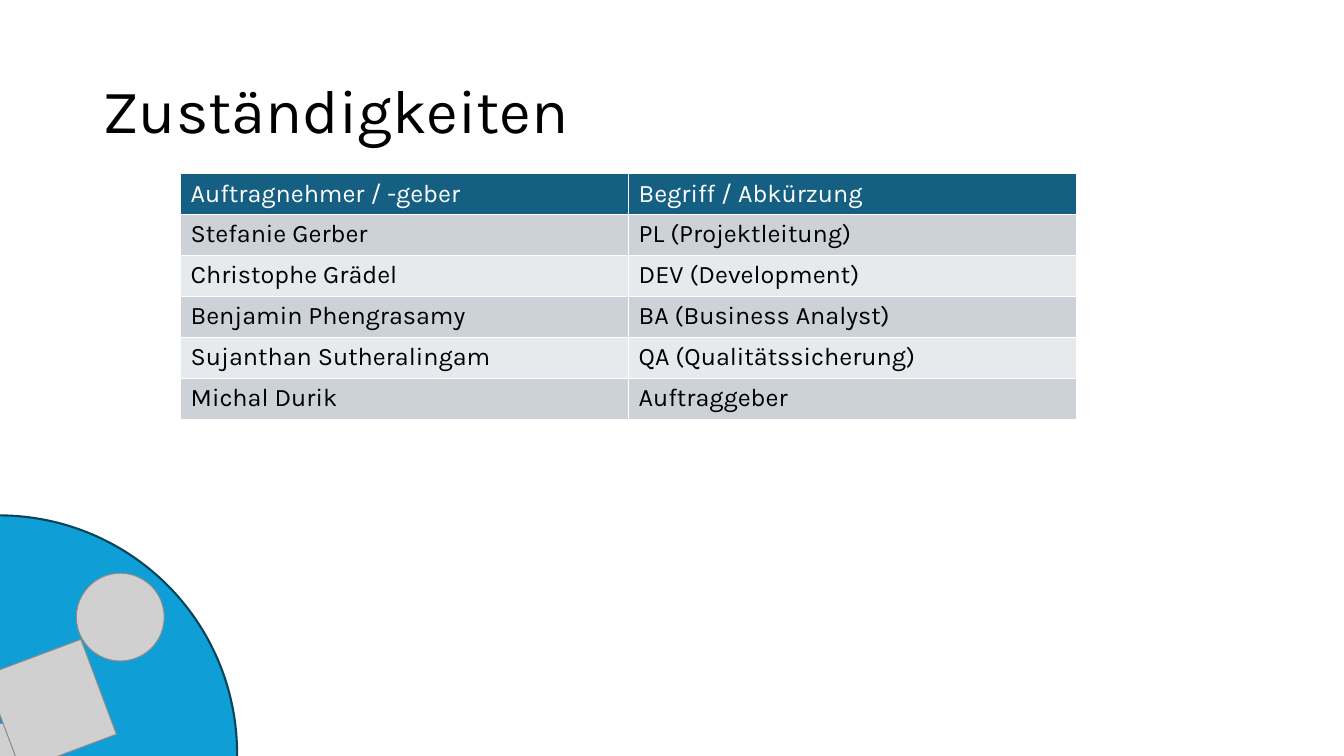
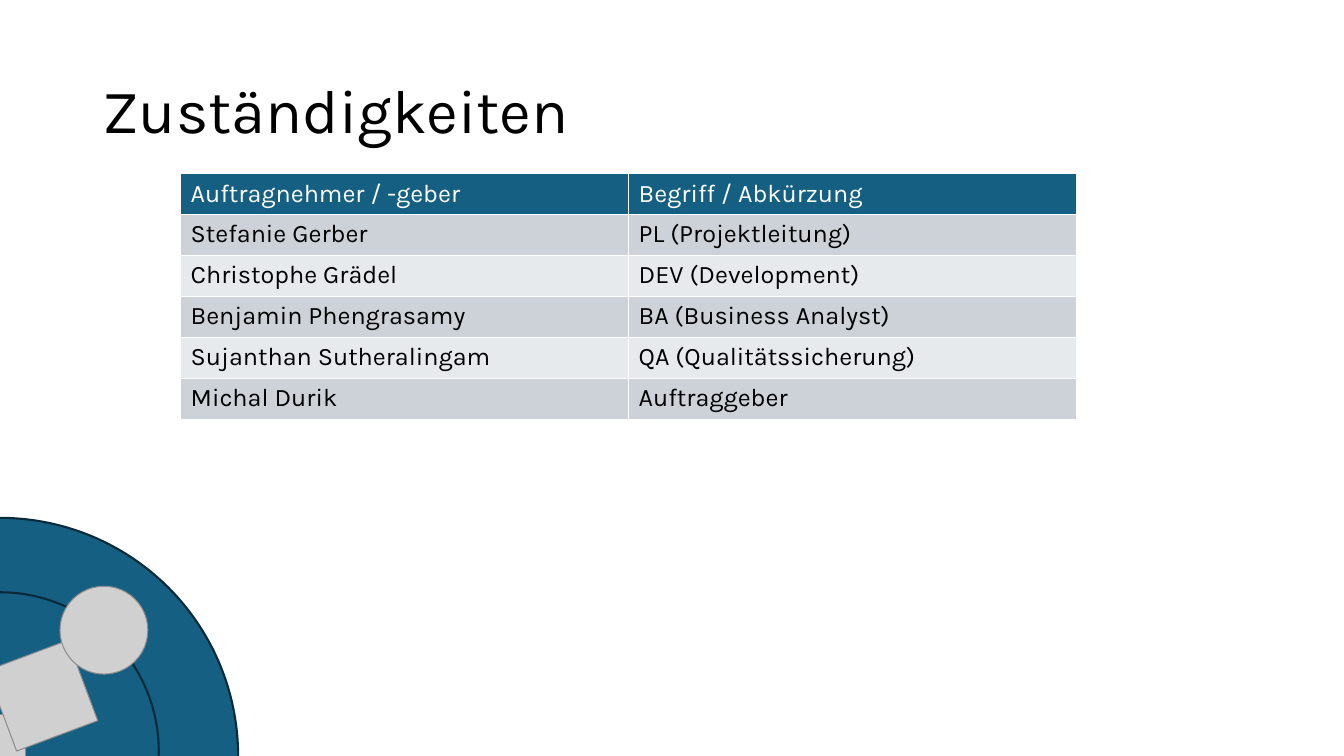
Before and after one commit to seanat0r/306_top_down_shooter, a slide deck: slide 3 of docs/PPP/Top_Down_Shooter.pptx. Drawn at 1344x756 pixels with LibreOffice and Linux fonts; fonts in the diff are those of the drawing; grey boxes stand for pictures; background and template pictures are left out. Boxes give left, top, right and bottom in pixels: in the first picture for what was removed or moved away, otherwise in the second. Text is boxed around its words. In the diff, an @@ line names an element or a change of style, - is before the commit and + after.

```diff
--- a/docs/PPP/Top_Down_Shooter.pptx
+++ b/docs/PPP/Top_Down_Shooter.pptx
@@ ellipse at (0,518,238,756): fill #0F9ED5 to #156082; outline #07455D 1.5 pt to #092A39 1.5 pt @@
@@ ellipse added at (0,593,159,756), fill #156082, outline #092A39 1.5 pt @@
@@ picture: place and size @@
-picture at (77,574,164,661)
+picture at (60,587,148,675)
@@ picture: place and size @@
-picture at (0,640,117,756)
+picture at (0,641,98,752)
@@ picture: place and size @@
-picture at (0,724,33,756)
+picture at (0,715,25,756)
```
Also in this commit, not shown: 8 other slides changed, 1 slide added.
